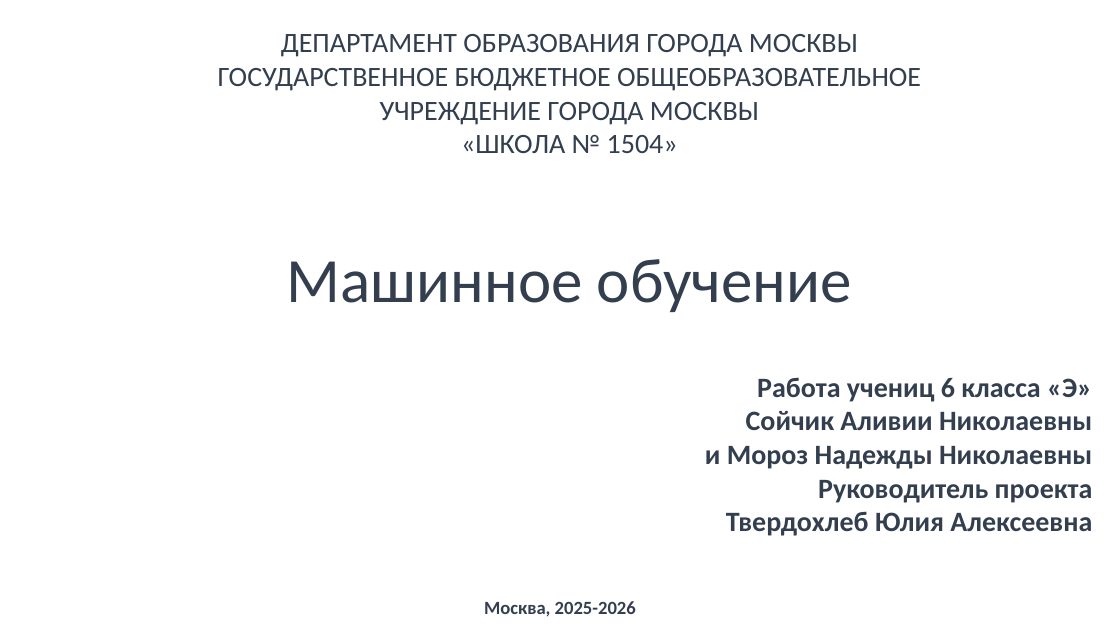
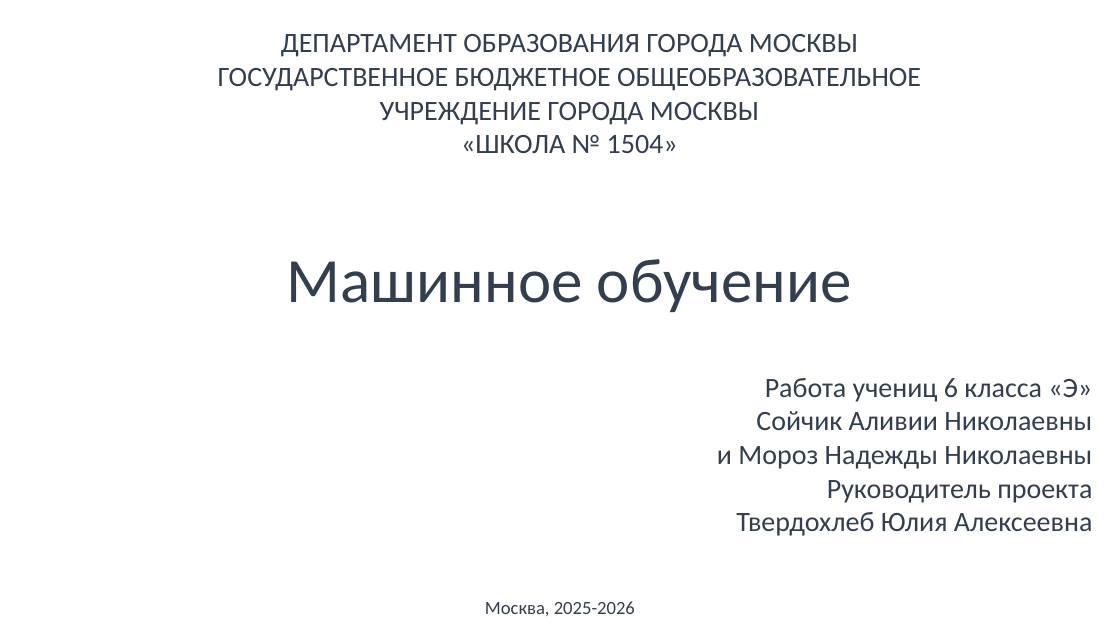
Before and after one commit to alivia-school/project-6c-ML, a slide deck: slide 1 of docs/Презентация.Машинное обучение.pptx. Drawn at 1120x630 pixels with LibreOffice and Linux fonts; fonts in the diff are those of the drawing; background and template pictures are left out. Boxes give left, top, right and bottom in pixels: in the first picture for what was removed or moved away, otherwise in the second. Text is boxed around its words. In the diff, an @@ line names an element or a change of style, - is before the commit and + after.

```diff
--- a/docs/Презентация.Машинное обучение.pptx
+++ b/docs/Презентация.Машинное обучение.pptx
@@ text "Работа учениц 6 класса «Э»" at <box>717,378,1093,536</box>: bold off @@
@@ text "Москва, 2025-2026" at <box>485,601,635,616</box>: bold off @@
```
Also in this commit, not shown: 7 other slides changed.
